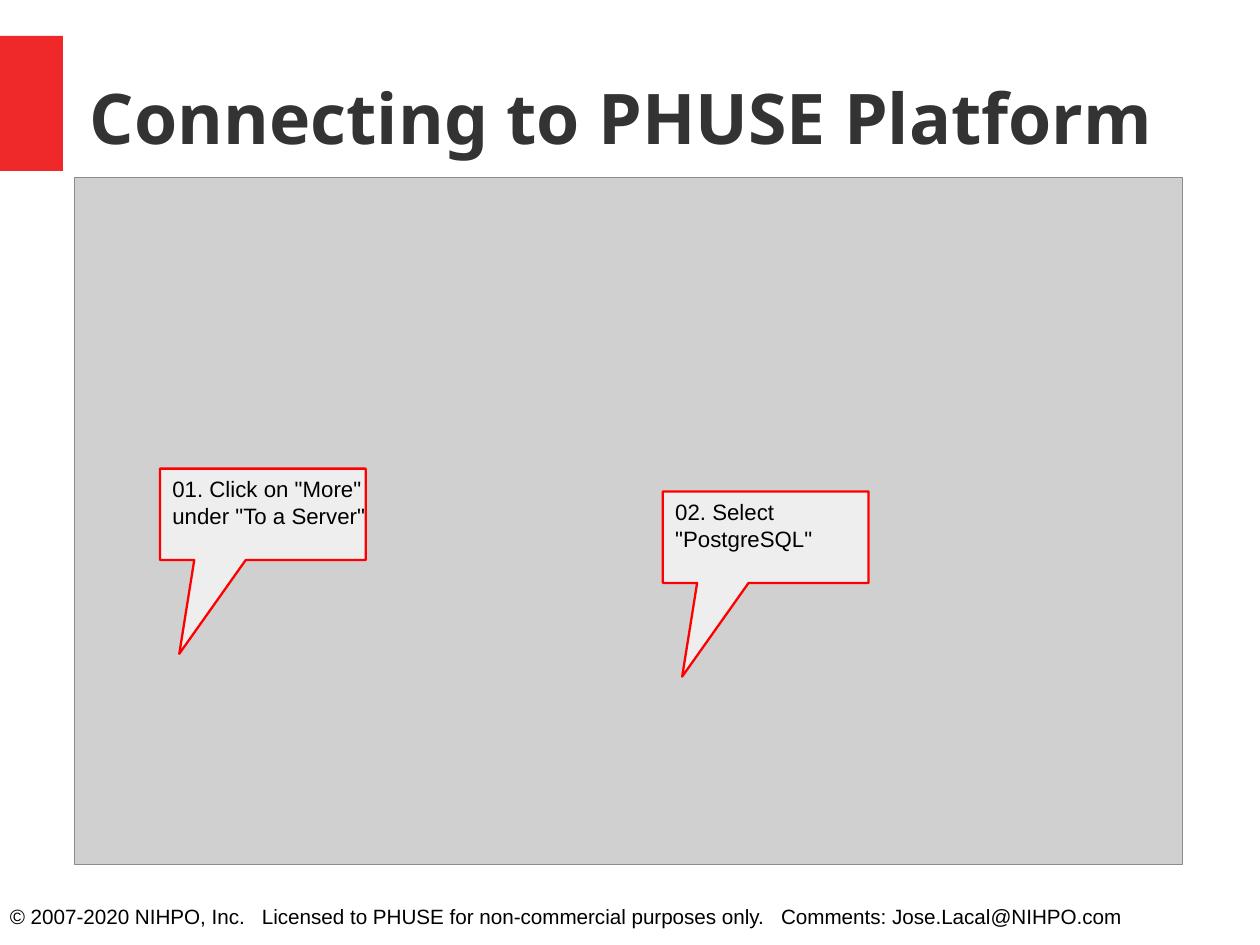
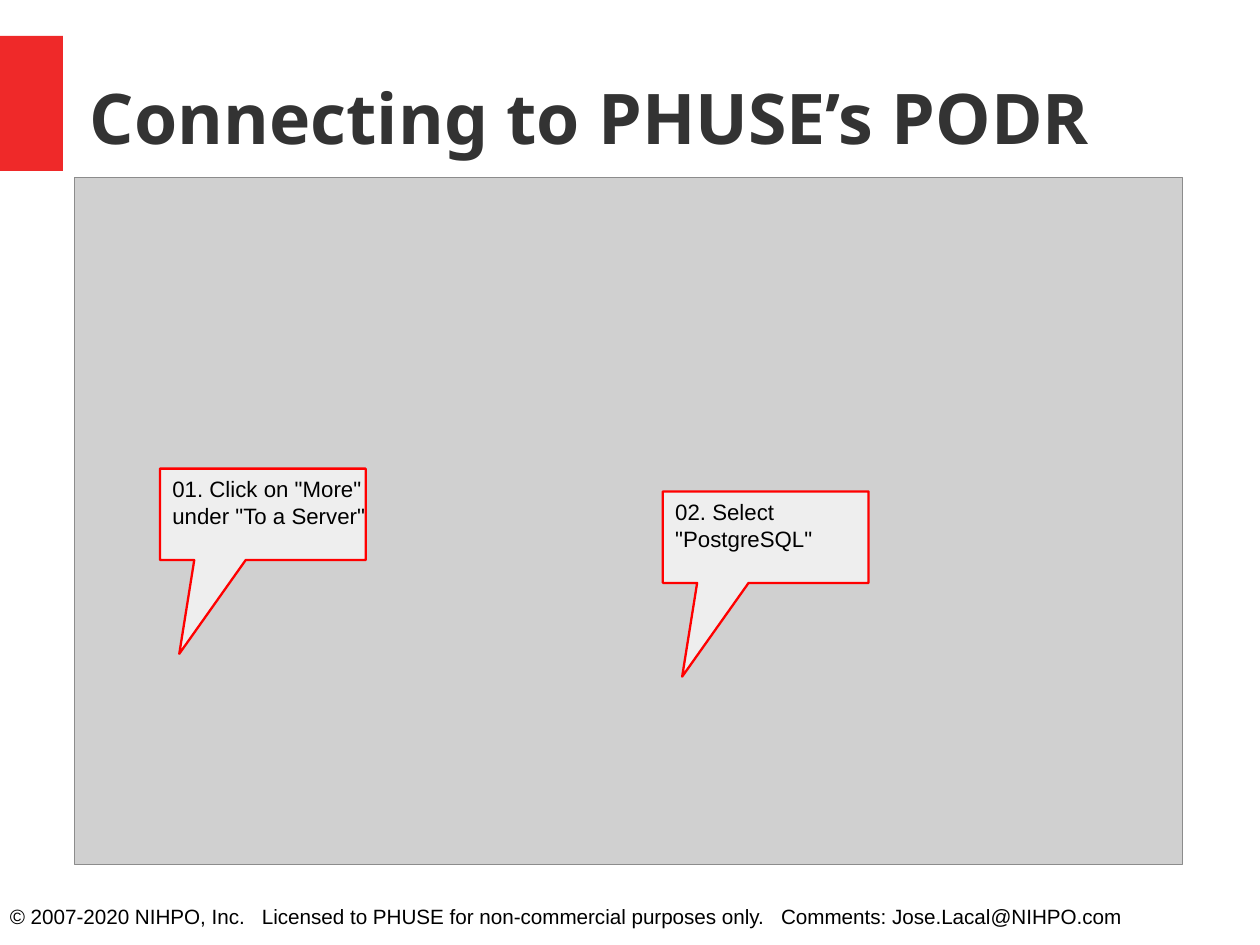
Before and after one commit to phuse-org/PODR, a slide deck: slide 5 of documentation/tableau/NIHPO_PHUSE_Tableau.odp. Drawn at 1260x945 pixels with LibreOffice and Linux fonts; fonts in the diff are those of the drawing; grey boxes stand for pictures. Boxes give left, top, right and bottom in pixels: in the first picture for what was removed or moved away, otherwise in the second. Text is boxed around its words. In the diff, an @@ line names an element or a change of style, - is before the commit and + after.

```diff
--- a/documentation/tableau/NIHPO_PHUSE_Tableau.odp
+++ b/documentation/tableau/NIHPO_PHUSE_Tableau.odp
@@ title at <box>90,91,1089,161</box>: text changed @@
-Connecting to PHUSE Platform
+Connecting to PHUSE’s PODR
```
Also in this commit, not shown: 7 other slides changed, 1 slide added, 3 other files.
